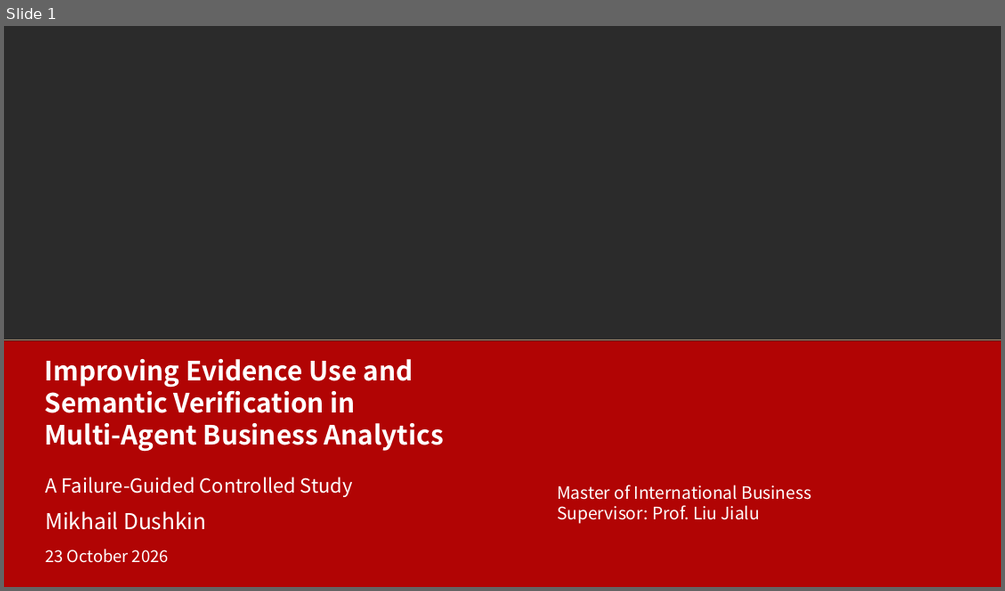
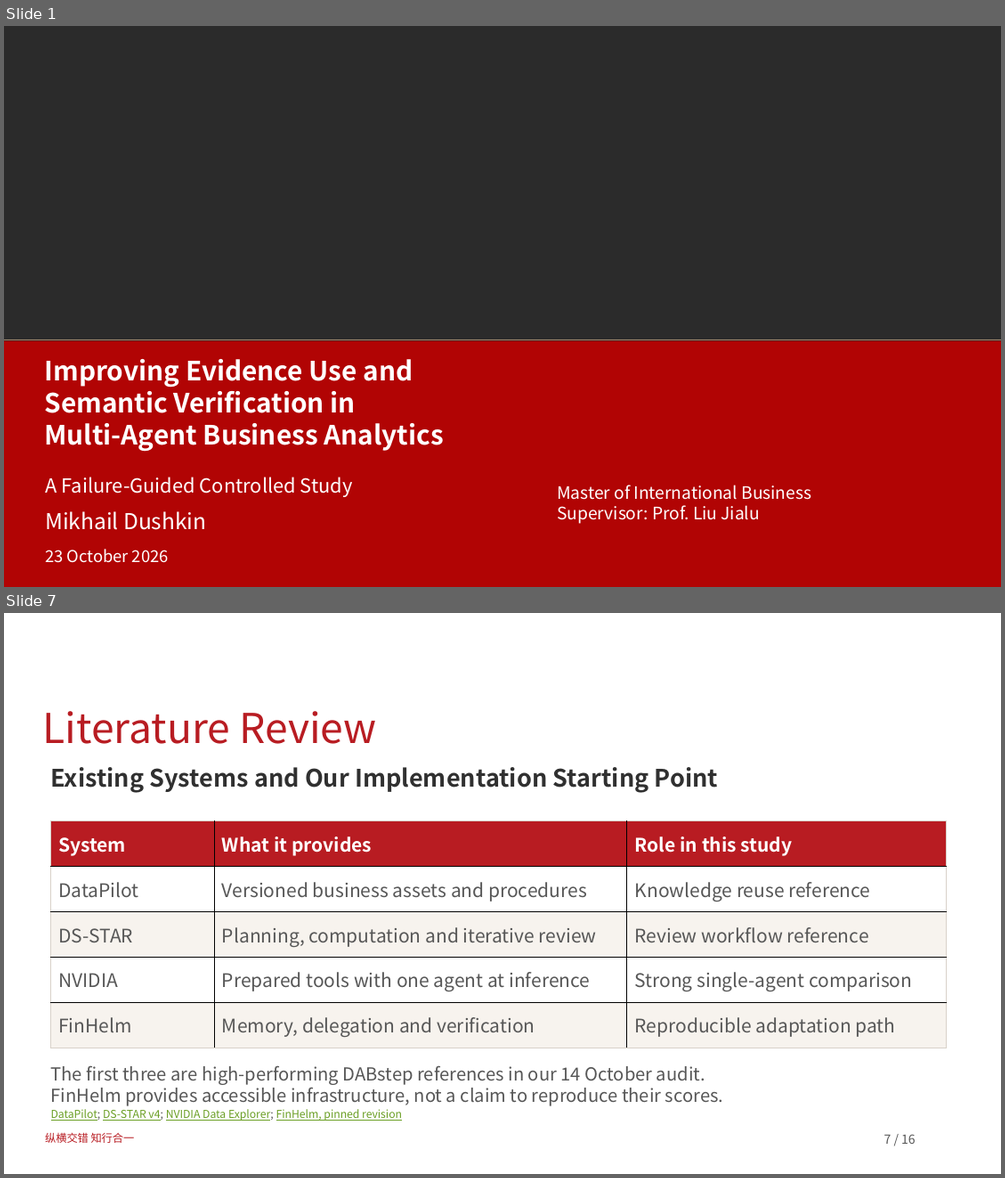
Before and after one commit to dushamishkin/mib-thesis, a slide deck: proposal/defense/Mikhail_Dushkin_Proposal_Defense.pptx. Shown one above the other, each under a label of ours: slide 1 before the commit, slides 1 and 7 after it; the slides between them are not shown. The pictures are 1005x591 and 1005x1178 pixels, drawn with LibreOffice and Linux fonts; fonts in the diff are those of the drawing; background and template pictures are left out; a plain dark background stands for a picture behind light text. Boxes give left, top, right and bottom in pixels: in the first picture for what was removed or moved away, otherwise in the second. Text is boxed around its words. In the diff, an @@ line names an element or a change of style, - is before the commit and + after.

Commit message:
Clarify defense narrative, visual examples and business value

```diff
--- a/proposal/defense/Mikhail_Dushkin_Proposal_Defense.pptx
+++ b/proposal/defense/Mikhail_Dushkin_Proposal_Defense.pptx
@@ slide 7 added at (4, 613, 1001, 1174), background #FFFFFF @@
@@ title added at (43, 711, 377, 744), 39.6 pt, text #B81C22 @@
+Literature Review
@@ text added at (51, 767, 718, 793), 23.2 pt, text #303030, bold @@
+Existing Systems and Our Implementation Starting Point
@@ table added at (50, 821, 947, 1047), 5 rows, 3 columns @@
+System | What it provides | Role in this study
+DataPilot | Versioned business assets and procedures | Knowledge reuse reference
+DS-STAR | Planning, computation and iterative review | Review workflow reference
+NVIDIA | Prepared tools with one agent at inference | Strong single-agent comparison
+FinHelm | Memory, delegation and verification | Reproducible adaptation path
@@ text added at (51, 1065, 723, 1106), 17.2 pt, text #575757 @@
+The first three are high-performing DABstep references in our 14 October audit.
+FinHelm provides accessible infrastructure, not a claim to reproduce their scores.
@@ text added at (51, 1109, 402, 1120), 10.5 pt, text #6B9F25, underline @@
+DataPilot; DS-STAR v4; NVIDIA Data Explorer; FinHelm, pinned revision
@@ text added at (45, 1132, 135, 1143), 10.5 pt, text #B81C22 @@
+纵横交错 知行合一
@@ text added at (884, 1134, 915, 1143), 12 pt, text #575757 @@
+7 / 16
```
Also in this commit, not shown: 6 slides changed, 8 other slides added, 11 slides removed, 7 other files.
